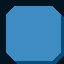
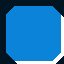
Revision of a layered 64px x 64px image; what changed, layer by layer:
showed "oh.bmp copy", moved it above "oh.bmp #1", painted on it over 6, 6, 61, 61
painted on "oh.bmp" over 15, 15, 64, 64
